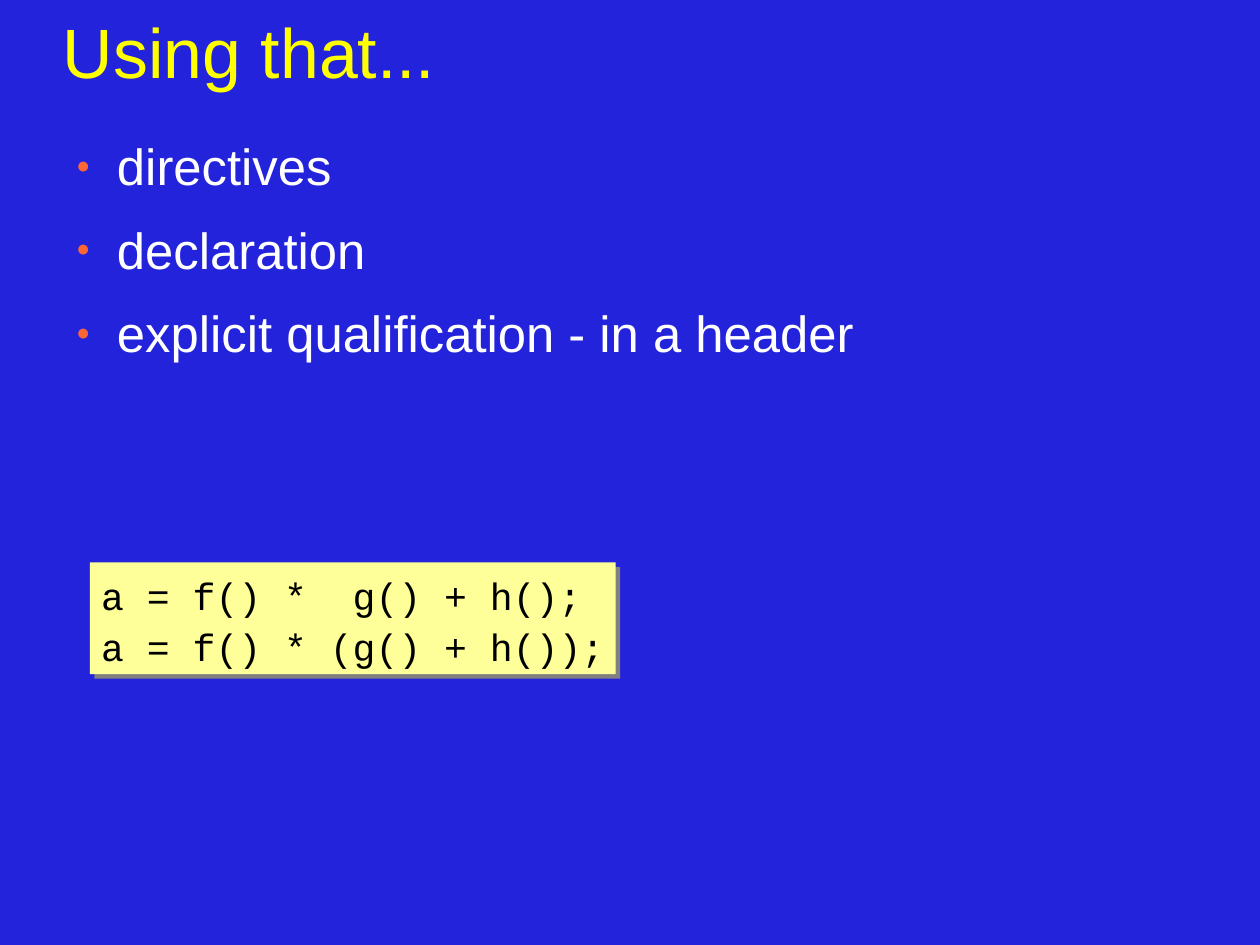
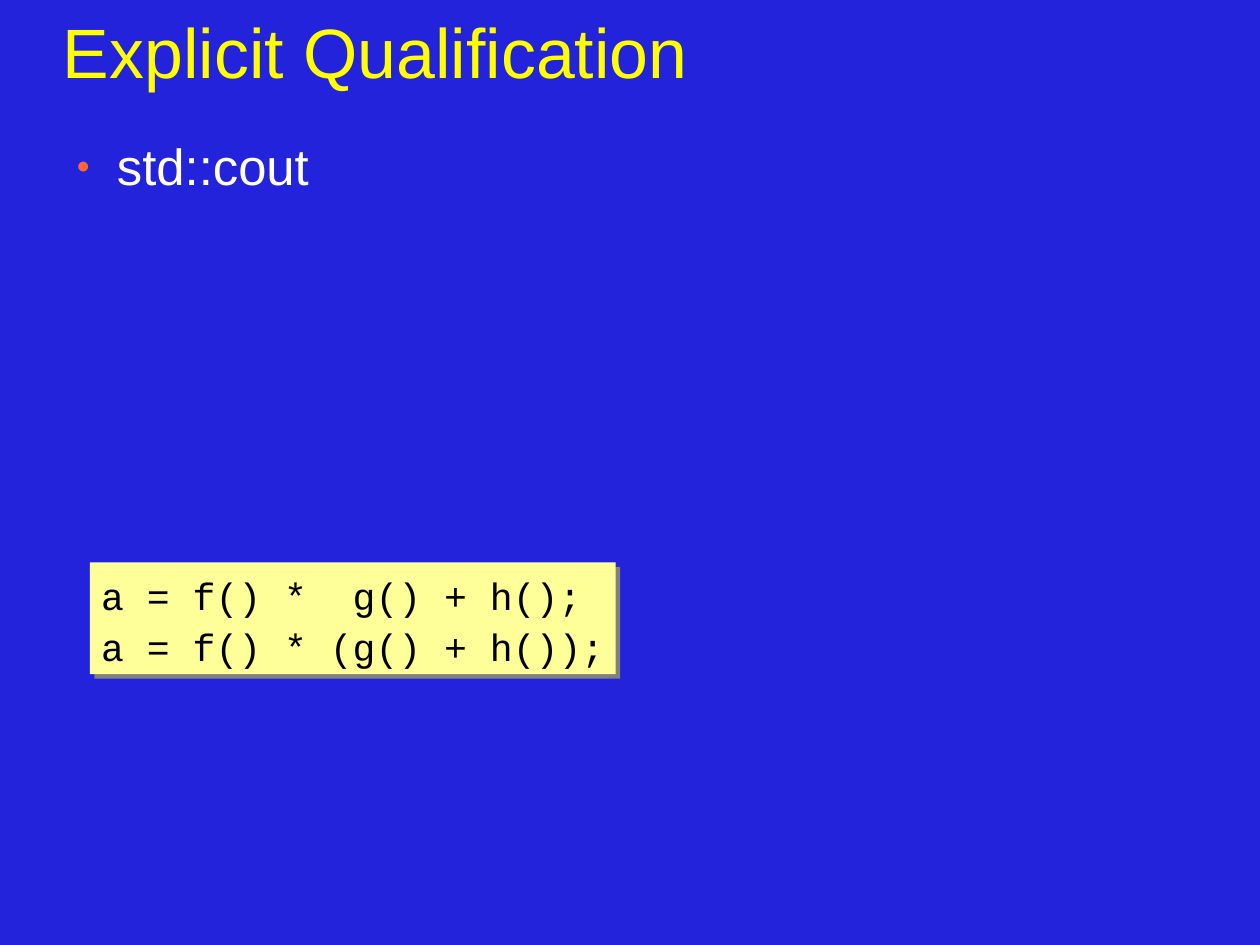
Before and after one commit to JonJagger/two-day-courses, a slide deck: slide 5 of cppf/06_Program_Organization_and_Dependency_Management.odp (slide 4 before the commit). Drawn at 1260x945 pixels with LibreOffice and Linux fonts; fonts in the diff are those of the drawing. Boxes give left, top, right and bottom in pixels: in the first picture for what was removed or moved away, otherwise in the second. Text is boxed around its words. In the diff, an @@ line names an element or a change of style, - is before the commit and + after.

```diff
--- a/cppf/06_Program_Organization_and_Dependency_Management.odp
+++ b/cppf/06_Program_Organization_and_Dependency_Management.odp
@@ title at (63,27,687,91): text changed @@
-Using that...
+Explicit Qualification
@@ text at (117,148,309,186): text changed @@
-● directives
-● declaration
-● explicit qualification - in a header
+● std::cout
```
Also in this commit, not shown: 9 other slides changed, 8 slides added, 1 slide removed, 1 other file.
